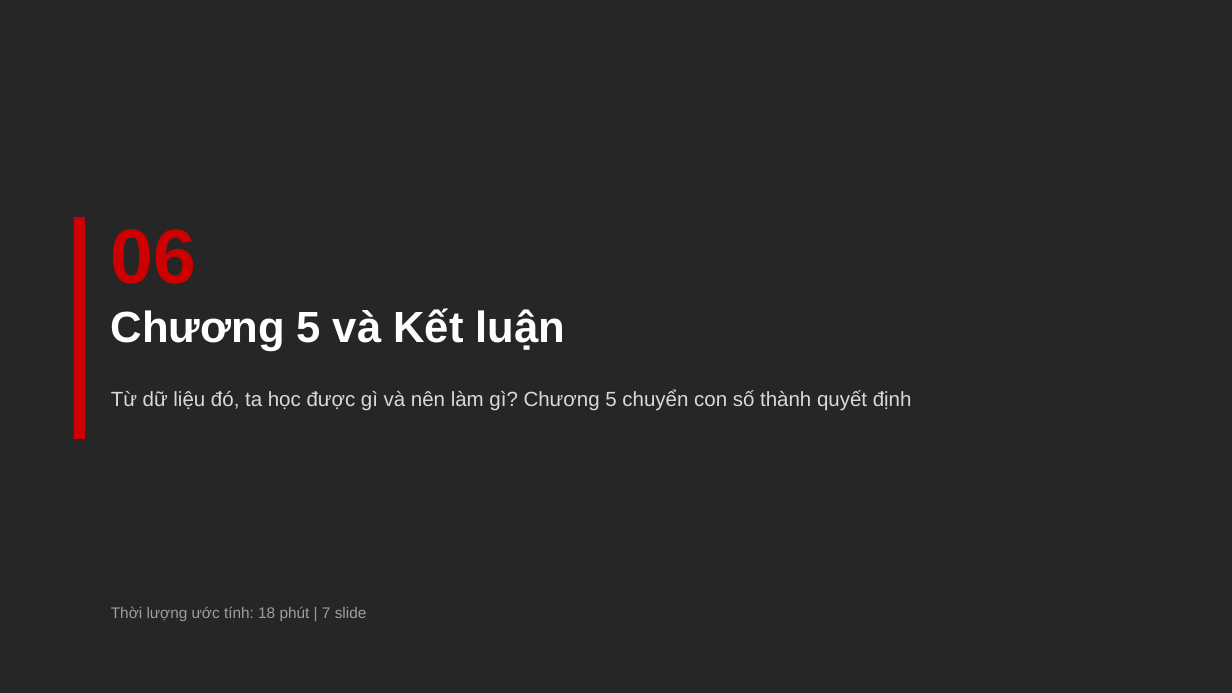
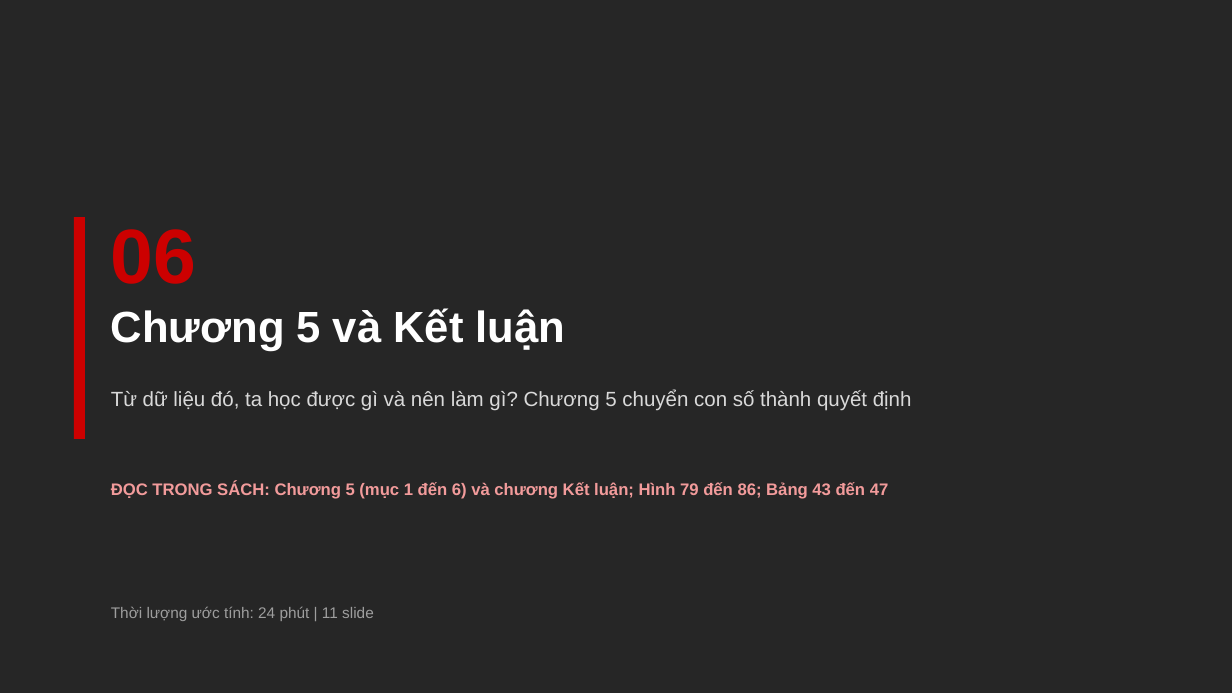
Before and after one commit to johnneinadlerr0353-bot/sachhuongdan, a slide deck: slide 78 of Core_Slide_2_HD2_Bain.pptx (slide 51 before the commit). Drawn at 1232x693 pixels with LibreOffice and Linux fonts; fonts in the diff are those of the drawing. Boxes give left, top, right and bottom in pixels: in the first picture for what was removed or moved away, otherwise in the second. Text is boxed around its words. In the diff, an @@ line names an element or a change of style, - is before the commit and + after.

```diff
--- a/Core_Slide_2_HD2_Bain.pptx
+++ b/Core_Slide_2_HD2_Bain.pptx
@@ text added at bbox=[111, 481, 889, 499], 13 pt, text #F29B9B, bold @@
+ĐỌC TRONG SÁCH: Chương 5 (mục 1 đến 6) và chương Kết luận; Hình 79 đến 86; Bảng 43 đến 47
@@ text at bbox=[111, 607, 374, 621]: text changed @@
-Thời lượng ước tính: 18 phút | 7 slide
+Thời lượng ước tính: 24 phút | 11 slide
```
Also in this commit, not shown: 62 other slides changed, 38 slides added, 1 other file.
